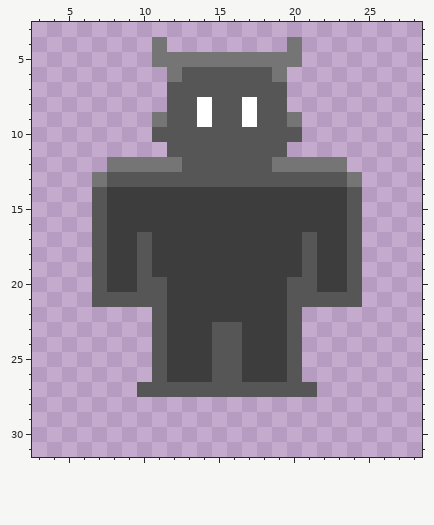
Pixel-art sprite -- games/towerDefense/asset/enemy/goliath.png. Above, as it was before the edit.
The file is 32x32 pixels. Shown: x 3..28, y 3..31.
Now the later version:
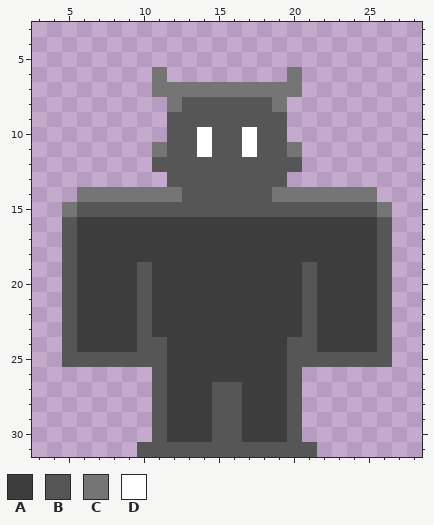
Palette (. is transparent): A #3d3d3d  B #565656  C #757575  D #ffffff
The edit:
{"y":4,"x":11,"old":"C","new":"."}
{"y":4,"x":20,"old":"C","new":"."}
{"y":5,"x":11,"old":"CCCCCCCCCC","new":".........."}
{"y":6,"x":11,"old":".CBBBBBBC.","new":"C........C"}
{"y":7,"x":11,"old":".BBBBBBBB.","new":"CCCCCCCCCC"}
{"y":8,"x":12,"old":"B","new":"C"}
{"y":8,"x":14,"old":"D","new":"B"}
{"y":8,"x":17,"old":"D","new":"B"}
{"y":8,"x":19,"old":"B","new":"C"}
{"y":9,"x":11,"old":"C","new":"."}
{"y":9,"x":14,"old":"D","new":"B"}
{"y":9,"x":17,"old":"D","new":"B"}
{"y":9,"x":20,"old":"C","new":"."}
{"y":10,"x":11,"old":"B","new":"."}
{"y":10,"x":14,"old":"B","new":"D"}
{"y":10,"x":17,"old":"B","new":"D"}
{"y":10,"x":20,"old":"B","new":"."}
{"y":11,"x":11,"old":".","new":"C"}
{"y":11,"x":14,"old":"B","new":"D"}
{"y":11,"x":17,"old":"B","new":"D"}
{"y":11,"x":20,"old":".","new":"C"}
{"y":12,"x":8,"old":"CCCCC","new":"...BB"}
{"y":12,"x":19,"old":"CCCCC","new":"BB..."}
{"y":13,"x":7,"old":"CBBBB","new":"....."}
{"y":13,"x":20,"old":"BBBBC","new":"....."}
{"y":14,"x":6,"old":".BAAAAAAAAAAAAAAAAB.","new":"CCCCCCCBBBBBBCCCCCCC"}
{"y":15,"x":5,"old":"..","new":"CB"}
{"y":15,"x":8,"old":"AAAAAAAAAAAAAAAA","new":"BBBBBBBBBBBBBBBB"}
{"y":15,"x":25,"old":"..","new":"BC"}
{"y":16,"x":5,"old":"..B","new":"BAA"}
{"y":16,"x":24,"old":"B..","new":"AAB"}
{"y":17,"x":5,"old":"..B","new":"BAA"}
{"y":17,"x":10,"old":"B","new":"A"}
{"y":17,"x":21,"old":"B","new":"A"}
{"y":17,"x":24,"old":"B..","new":"AAB"}
{"y":18,"x":5,"old":"..B","new":"BAA"}
{"y":18,"x":10,"old":"B","new":"A"}
{"y":18,"x":21,"old":"B","new":"A"}
{"y":18,"x":24,"old":"B..","new":"AAB"}
{"y":19,"x":5,"old":"..B","new":"BAA"}
{"y":19,"x":24,"old":"B..","new":"AAB"}
{"y":20,"x":5,"old":"..B","new":"BAA"}
{"y":20,"x":11,"old":"B","new":"A"}
{"y":20,"x":20,"old":"B","new":"A"}
{"y":20,"x":24,"old":"B..","new":"AAB"}
{"y":21,"x":5,"old":"..BBB","new":"BAAAA"}
{"y":21,"x":11,"old":"B","new":"A"}
{"y":21,"x":20,"old":"B","new":"A"}
{"y":21,"x":22,"old":"BBB..","new":"AAAAB"}
{"y":22,"x":5,"old":"......B","new":"BAAAABA"}
{"y":22,"x":20,"old":"B......","new":"ABAAAAB"}
{"y":23,"x":5,"old":"......B","new":"BAAAABA"}
{"y":23,"x":15,"old":"BB","new":"AA"}
{"y":23,"x":20,"old":"B......","new":"ABAAAAB"}
{"y":24,"x":5,"old":"......","new":"BAAAAB"}
{"y":24,"x":15,"old":"BB","new":"AA"}
{"y":24,"x":21,"old":"......","new":"BAAAAB"}
{"y":25,"x":5,"old":"......","new":"BBBBBB"}
{"y":25,"x":15,"old":"BB","new":"AA"}
{"y":25,"x":21,"old":"......","new":"BBBBBB"}
{"y":26,"x":15,"old":"BB","new":"AA"}
{"y":27,"x":10,"old":"B","new":"."}
{"y":27,"x":12,"old":"BBB","new":"AAA"}
{"y":27,"x":17,"old":"BBB","new":"AAA"}
{"y":27,"x":21,"old":"B","new":"."}
{"y":28,"x":11,"old":"..........","new":"BAAABBAAAB"}
{"y":29,"x":11,"old":"..........","new":"BAAABBAAAB"}
{"y":30,"x":11,"old":"..........","new":"BAAABBAAAB"}
{"y":31,"x":10,"old":"............","new":"BBBBBBBBBBBB"}
{"label":"changed","picture_box":[62,37,392,457]}
